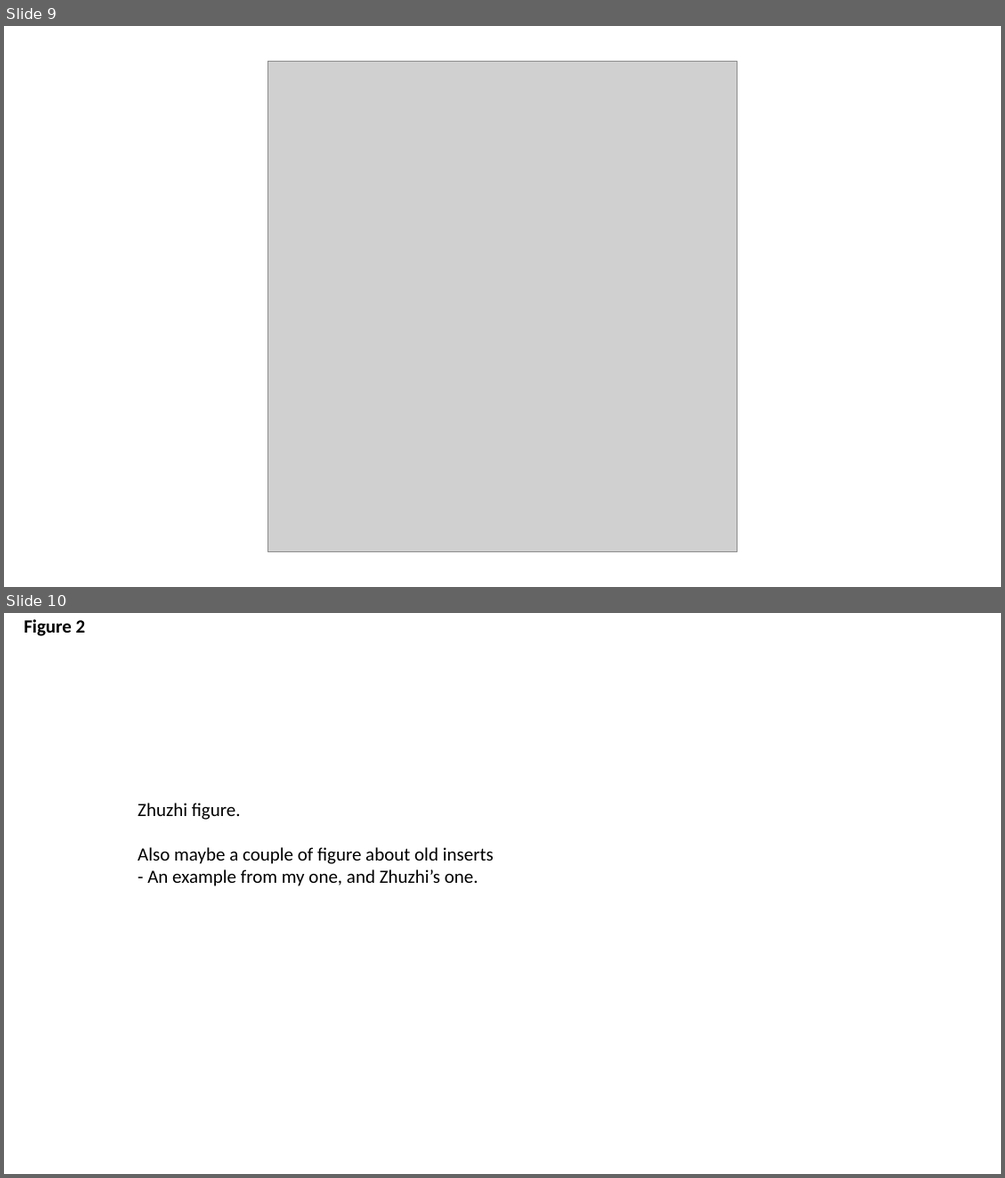
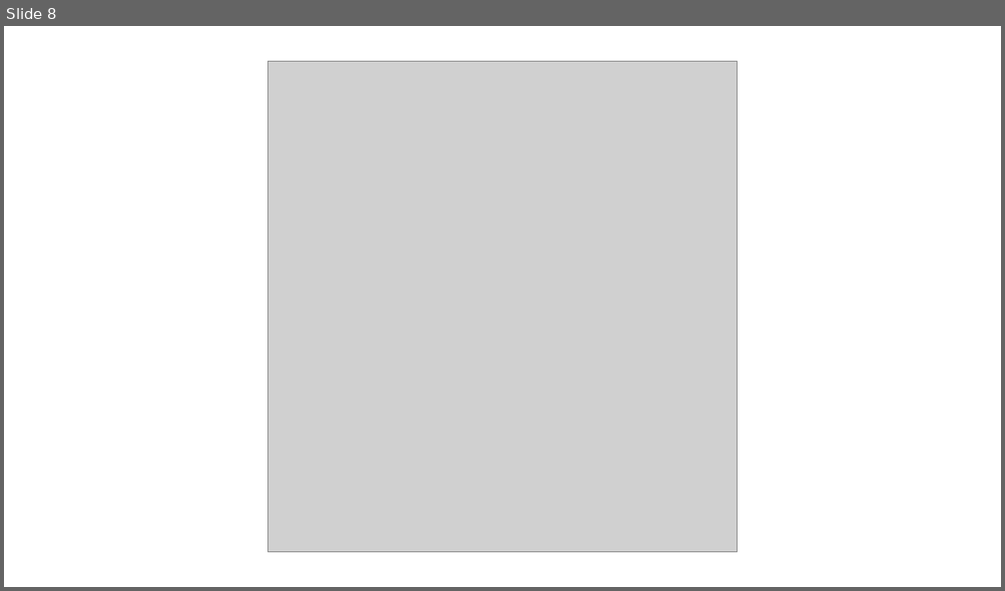
Before and after one commit to MEEP-projects/HGT_pipeline, a slide deck: manuscript/Figures/Blattabacterium HGT_figures-working.pptx. Shown one above the other, each under a label of ours: slides 9 and 10 before the commit, slide 8 after it. The pictures are 1005x1178 and 1005x591 pixels, drawn with LibreOffice and Linux fonts; fonts in the diff are those of the drawing; grey boxes stand for pictures. Boxes give left, top, right and bottom in pixels: in the first picture for what was removed or moved away, otherwise in the second. Text is boxed around its words. In the diff, an @@ line names an element or a change of style, - is before the commit and + after.

Commit message:
Updated manuscript and figures

```diff
--- a/manuscript/Figures/Blattabacterium HGT_figures-working.pptx
+++ b/manuscript/Figures/Blattabacterium HGT_figures-working.pptx
@@ slide 10 removed at bbox=[4, 613, 1001, 1174], background #FFFFFF @@
@@ text removed at bbox=[24, 619, 86, 636] @@
-Figure 2
@@ text removed at bbox=[138, 803, 494, 886] @@
-Zhuzhi figure.
-Also maybe a couple of figure about old inserts
-- An example from my one, and Zhuzhi’s one.
@@ what was slide 9 is now slide 8 @@
```
Also in this commit, not shown: 3 slides changed, 3 slides added, 4 other files.
